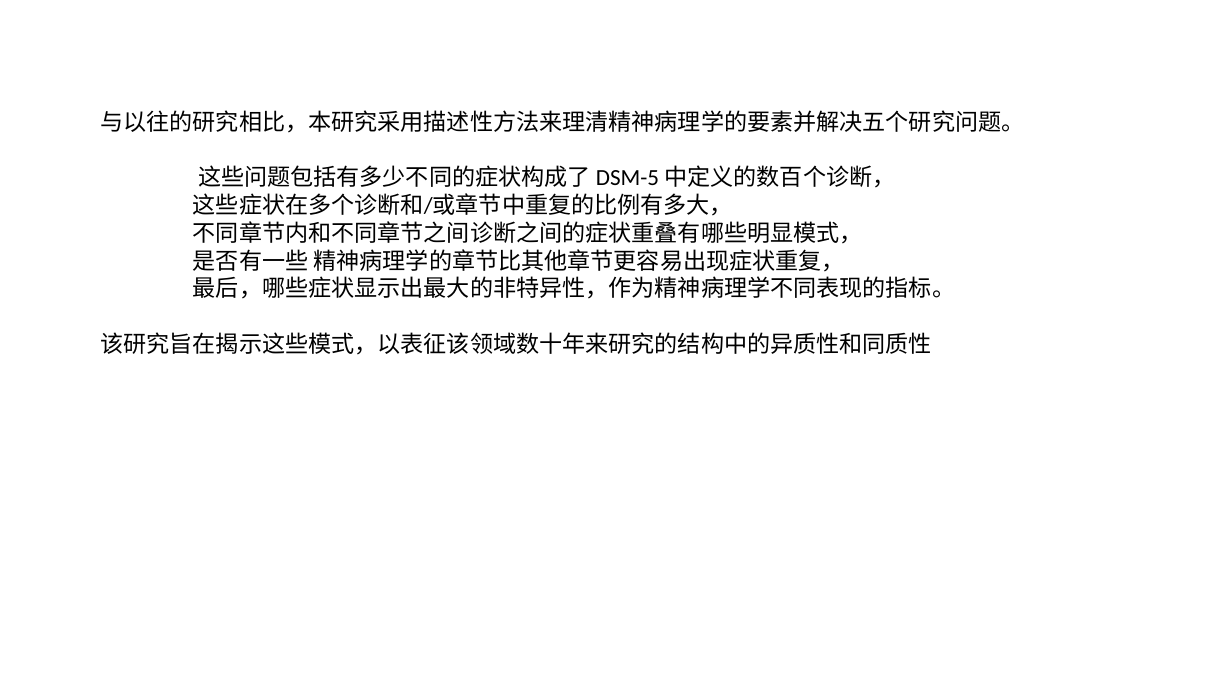
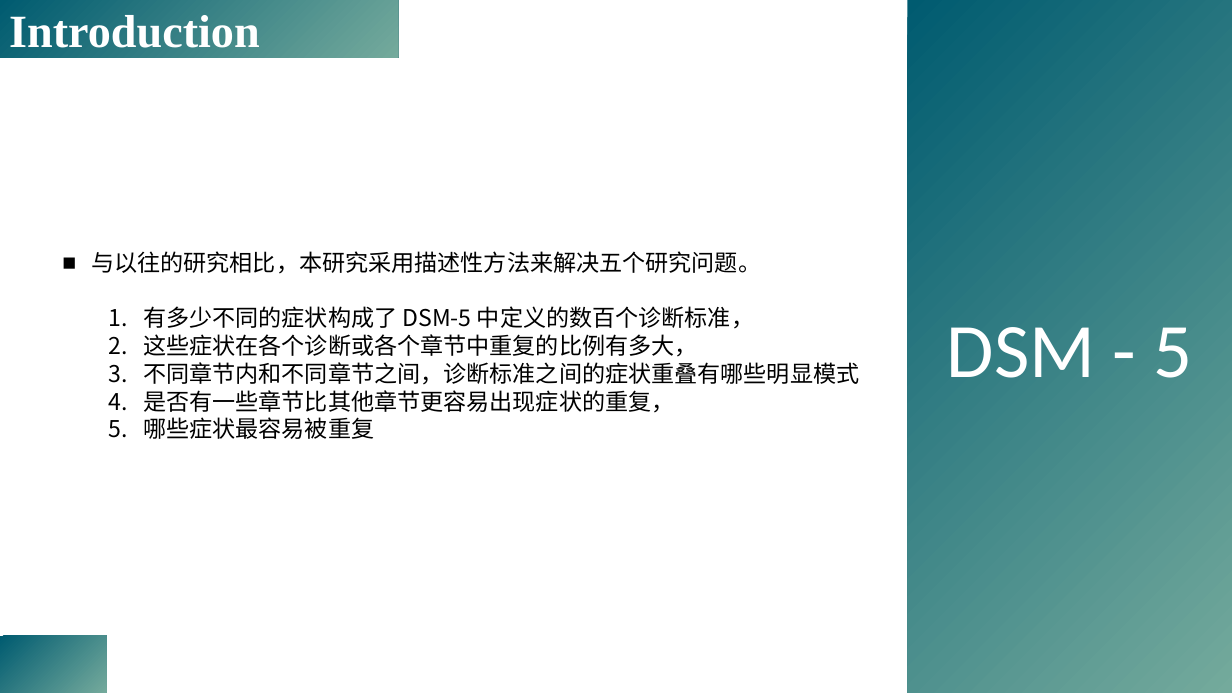
Before and after one commit to yuki-961004/Presentation, a slide deck: slide 4 of 230518_DSM5/Forbes_2023_psyarxiv.pptx (slide 8 before the commit). Drawn at 1232x693 pixels with LibreOffice and Linux fonts; fonts in the diff are those of the drawing; background and template pictures are left out. Boxes give left, top, right and bottom in pixels: in the first picture for what was removed or moved away, otherwise in the second. Text is boxed around its words. In the diff, an @@ line names an element or a change of style, - is before the commit and + after.

```diff
--- a/230518_DSM5/Forbes_2023_psyarxiv.pptx
+++ b/230518_DSM5/Forbes_2023_psyarxiv.pptx
@@ rectangle added at bbox=[0, 0, 398, 57], fill gradient #005B70 to #74AA9C, 36 pt, text #FFFFFF, bold @@
+Introduction
@@ rectangle added at bbox=[908, 0, 1232, 693], fill gradient #005B70 to #74AA9C, 60 pt, text #FFFFFF @@
+DSM - 5
@@ text at bbox=[91, 251, 859, 439]: text changed; font Calibri to Noto Sans CJK SC @@
-与以往的研究相比，本研究采用描述性方法来理清精神病理学的要素并解决五个研究问题。
-这些问题包括有多少不同的症状构成了 DSM-5 中定义的数百个诊断，
-这些症状在多个诊断和/或章节中重复的比例有多大，
-不同章节内和不同章节之间诊断之间的症状重叠有哪些明显模式，
-是否有一些 精神病理学的章节比其他章节更容易出现症状重复，
-最后，哪些症状显示出最大的非特异性，作为精神病理学不同表现的指标。
-该研究旨在揭示这些模式，以表征该领域数十年来研究的结构中的异质性和同质性
+■ 与以往的研究相比，本研究采用描述性方法来解决五个研究问题。
+  1. 有多少不同的症状构成了 DSM-5 中定义的数百个诊断标准，
+  2. 这些症状在各个诊断或各个章节中重复的比例有多大，
+  3. 不同章节内和不同章节之间，诊断标准之间的症状重叠有哪些明显模式
+  4. 是否有一些章节比其他章节更容易出现症状的重复，
+  5. 哪些症状最容易被重复
@@ rectangle added at bbox=[0, 636, 106, 693], fill gradient #005B70 to #74AA9C @@
```
Also in this commit, not shown: 3 other slides changed, 3 slides added, 6 slides removed, 1 other file.
